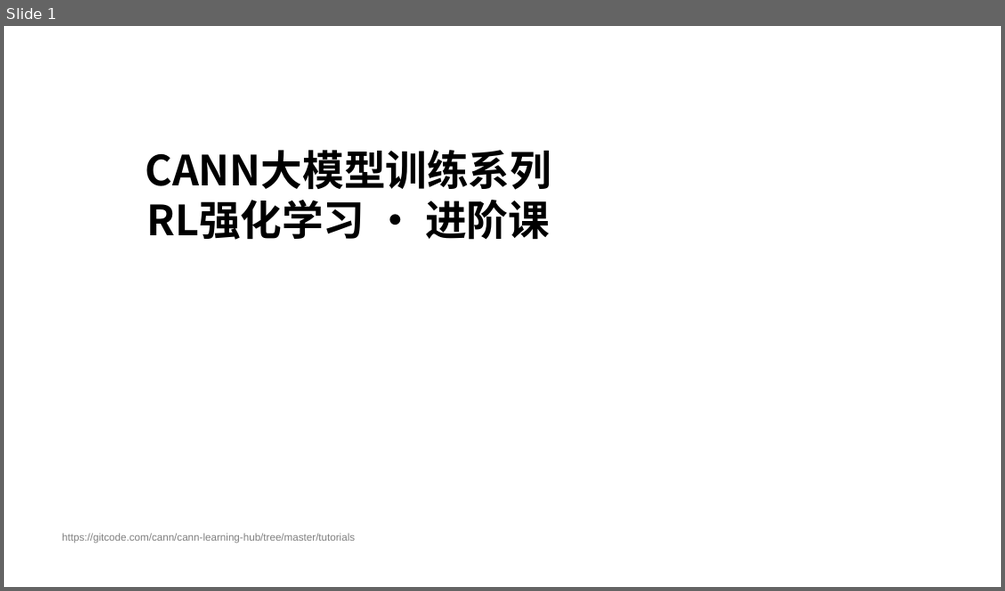
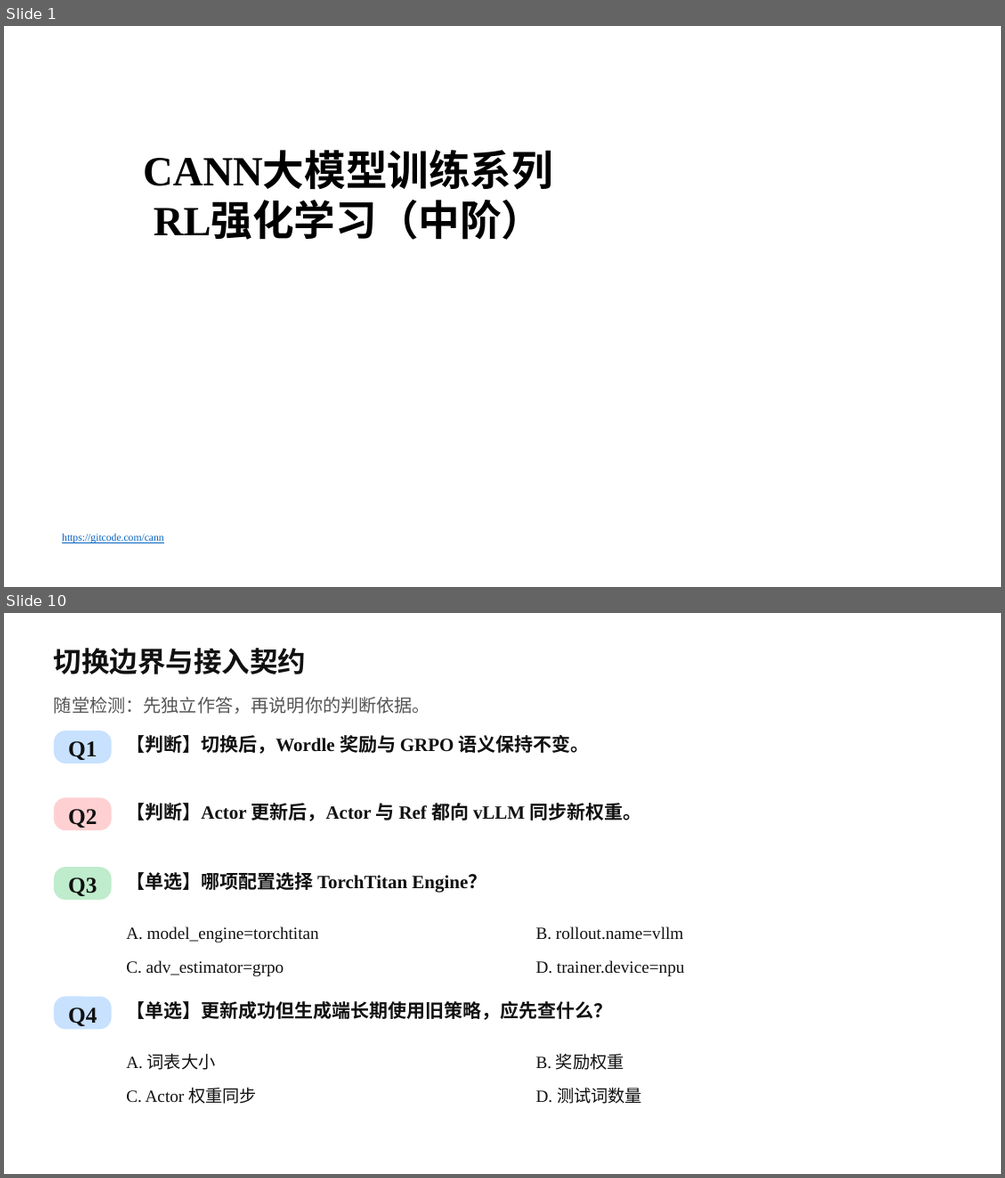
Before and after one commit to hicann/cann-learning-hub, a slide deck: tutorials/rl_training_pipeline/slides/02_rl_training_pipeline.pptx. Shown one above the other, each under a label of ours: slide 1 before the commit, slides 1 and 10 after it; the slides between them are not shown. The pictures are 1005x591 and 1005x1178 pixels, drawn with LibreOffice and Linux fonts; fonts in the diff are those of the drawing; background and template pictures are left out. Boxes give left, top, right and bottom in pixels: in the first picture for what was removed or moved away, otherwise in the second. Text is boxed around its words. In the diff, an @@ line names an element or a change of style, - is before the commit and + after.

Commit message:
docs: 更新 SFT/RL 中阶课程课件

# message auto-generated for no-merge-commit merge:
!1071 merge sft2 into test

docs: 更新 SFT/RL 中阶课程课件

Description: ## 描述
更新了训练课程SFT和RL部分的PPT

## 关联的Issue
不涉及ISSUE

## 测试
本次不涉及代码修改，无需测试

## 文档更新
在SFT和RL中的主README中新增对应的PPT链接地址

## 类型标签
<!--  [x] 表示选中 -->
- [ ] Bug修复
- [ ] 新特性
- [ ] 内容优化
- [x] 其他，请描述：更新课程PPT

## 其他信息
<!-- 在这里可以添加任何与这个 Pull Request 相关的其他说明。 -->

See merge request: cann/cann-learning-hub!1071

```diff
--- a/tutorials/rl_training_pipeline/slides/02_rl_training_pipeline.pptx
+++ b/tutorials/rl_training_pipeline/slides/02_rl_training_pipeline.pptx
@@ slide 10 added at <box>4,613,1001,1174</box>, background picture (left out) @@
@@ text added at <box>54,648,307,674</box>, 27 pt, text #111111, bold @@
+切换边界与接入契约
@@ text added at <box>54,697,430,714</box>, 17.2 pt, text #555555 @@
+随堂检测：先独立作答，再说明你的判断依据。
@@ rounded rectangle added at <box>54,730,112,763</box>, fill #C7E1FF, 21.8 pt, text #111111, bold @@
+Q1
@@ text added at <box>126,735,590,754</box>, 18 pt, text #111111, bold @@
+【判断】切换后，Wordle 奖励与 GRPO 语义保持不变。
@@ rounded rectangle added at <box>54,798,112,831</box>, fill #FFD0D1, 21.8 pt, text #111111, bold @@
+Q2
@@ text added at <box>126,803,642,821</box>, 18 pt, text #111111, bold @@
+【判断】Actor 更新后，Actor 与 Ref 都向 vLLM 同步新权重。
@@ rounded rectangle added at <box>54,868,112,900</box>, fill #BFECCC, 21.8 pt, text #111111, bold @@
+Q3
@@ text added at <box>126,872,486,892</box>, 18 pt, text #111111, bold @@
+【单选】哪项配置选择 TorchTitan Engine？
@@ text added at <box>126,926,319,942</box>, 16.5 pt, text #111111 @@
+A. model_engine=torchtitan
@@ text added at <box>536,926,683,940</box>, 16.5 pt, text #111111 @@
+B. rollout.name=vllm
@@ text added at <box>126,960,284,976</box>, 16.5 pt, text #111111 @@
+C. adv_estimator=grpo
@@ text added at <box>536,960,684,976</box>, 16.5 pt, text #111111 @@
+D. trainer.device=npu
@@ rounded rectangle added at <box>54,996,112,1029</box>, fill #C7E1FF, 21.8 pt, text #111111, bold @@
+Q4
@@ text added at <box>126,1001,612,1020</box>, 18 pt, text #111111, bold @@
+【单选】更新成功但生成端长期使用旧策略，应先查什么？
@@ text added at <box>126,1054,216,1070</box>, 16.5 pt, text #111111 @@
+A. 词表大小
@@ text added at <box>536,1054,624,1070</box>, 16.5 pt, text #111111 @@
+B. 奖励权重
@@ text added at <box>126,1087,257,1103</box>, 16.5 pt, text #111111 @@
+C. Actor 权重同步
@@ text added at <box>536,1086,642,1103</box>, 16.5 pt, text #111111 @@
+D. 测试词数量
@@ slide 1 changed as well @@
@@ text at <box>143,153,553,190</box>: font Noto Sans CJK SC to Times New Roman in "CANN大模型训练系列" @@
@@ text at <box>154,203,543,240</box>: text changed; font Noto Sans CJK SC to Times New Roman @@
-RL强化学习 · 进阶课
+RL强化学习（中阶）
@@ text at <box>62,533,164,543</box>: text changed; font Arial to Times New Roman; text colour #808080 to #0563C1 @@
-https://gitcode.com/cann/cann-learning-hub/tree/master/tutorials
+https://gitcode.com/cann
```
Also in this commit, not shown: 4 other slides changed, 27 other slides added, 34 slides removed, 1 other file.
